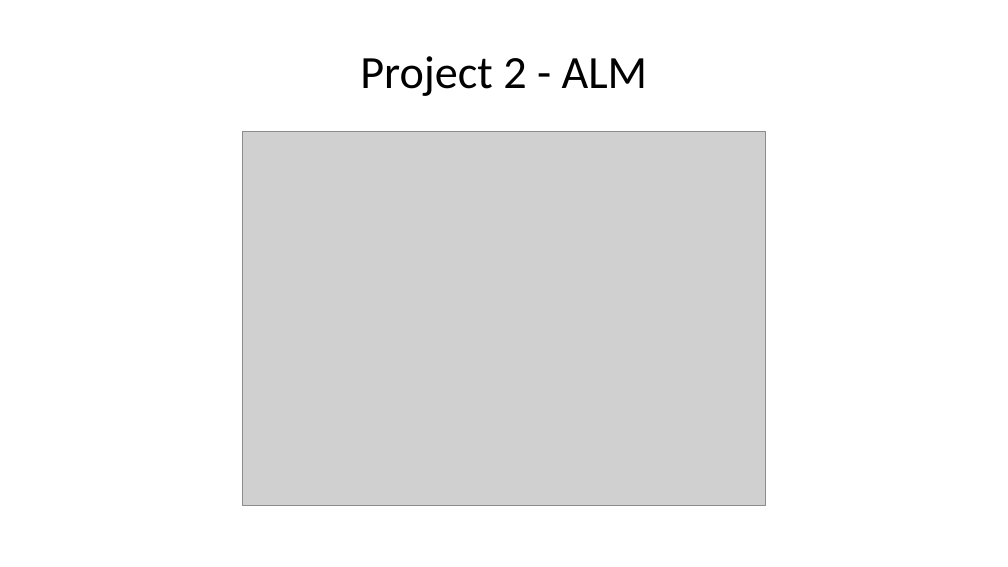
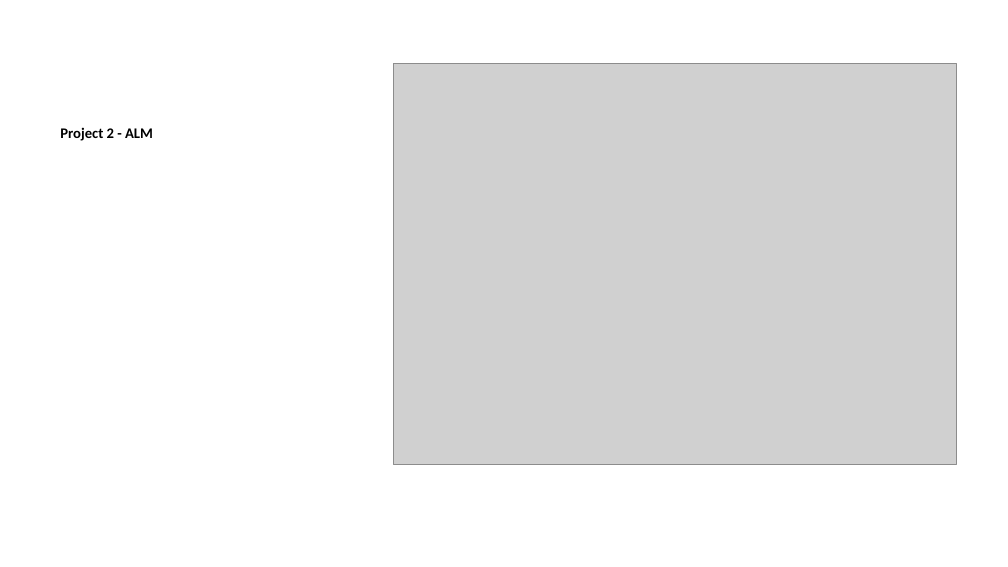
Before and after one commit to tegorman13/Dissertation, a slide deck: slide 14 of docs/Presentation/slides.pptx (slide 13 before the commit). Drawn at 1008x567 pixels with LibreOffice and Linux fonts; fonts in the diff are those of the drawing; grey boxes stand for pictures. Boxes give left, top, right and bottom in pixels: in the first picture for what was removed or moved away, otherwise in the second. Text is boxed around its words. In the diff, an @@ line names an element or a change of style, - is before the commit and + after.

```diff
--- a/docs/Presentation/slides.pptx
+++ b/docs/Presentation/slides.pptx
@@ picture: place and size @@
-picture at (242,132,765,506)
+picture at (393,62,956,465)
@@ text "Project 2 - ALM": place and size @@
-text "Project 2 - ALM" at (360,56,648,96)
+text "Project 2 - ALM" at (60,127,153,141)
@@ text "Project 2 - ALM" at (60,127,153,141): size 33 to 10.5 pt, bold on; alignment centre to left; more space between paragraphs; vertical alignment middle to top @@
```
Also in this commit, not shown: 12 other slides changed, 2 slides added, 7 other files.
